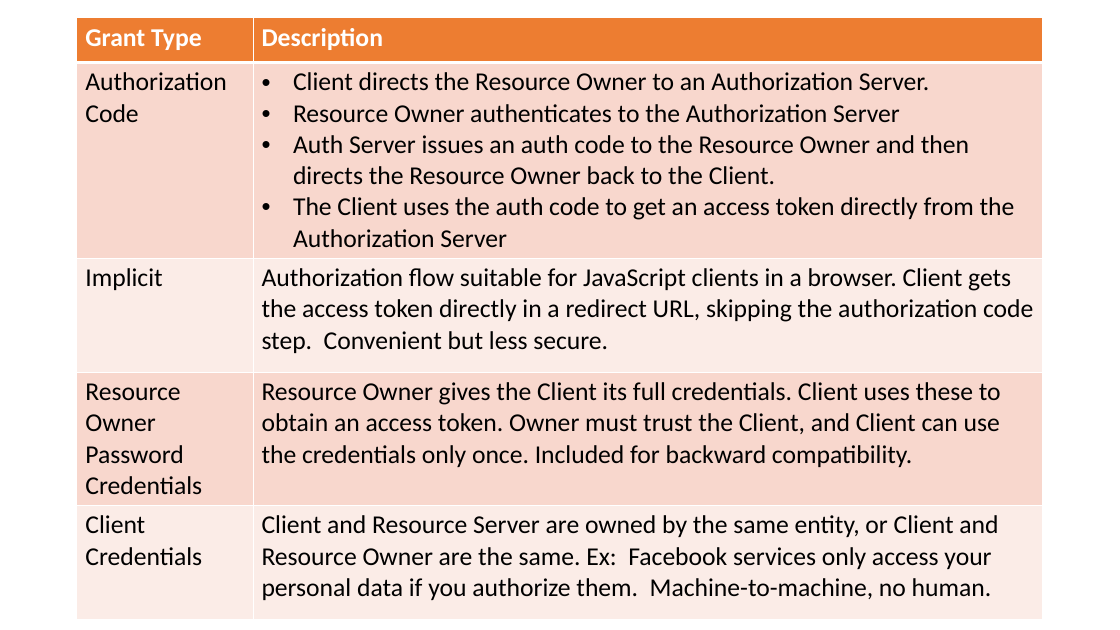
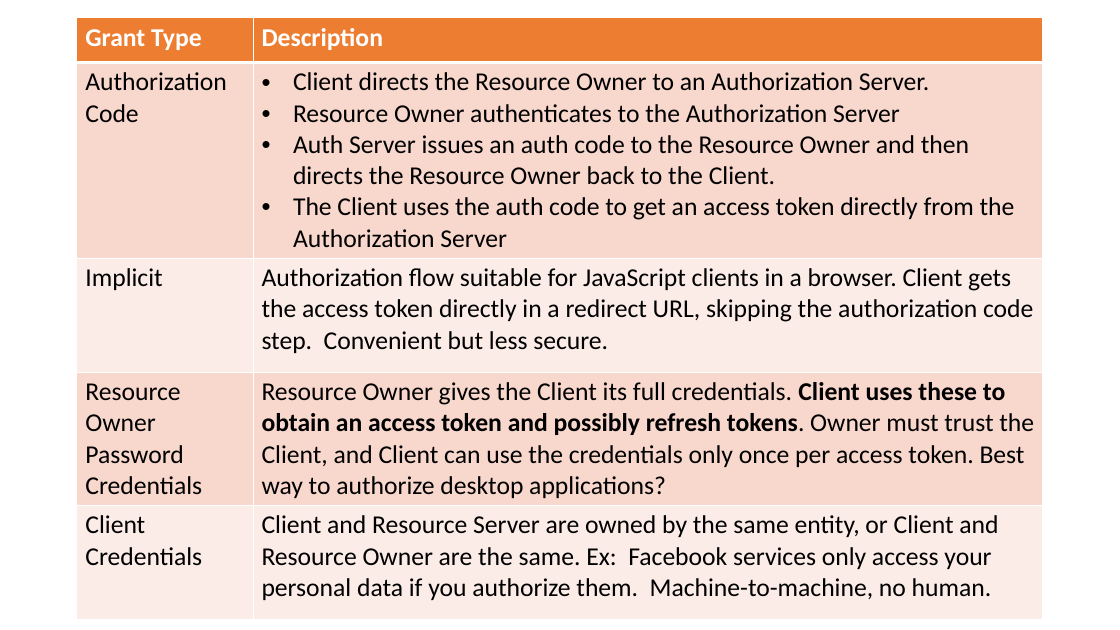
Before and after one commit to airavata-courses/airavata-courses.github.io, a slide deck: slide 21 of slides/Fall2017-OAuth2-OIDC.pptx (slide 20 before the commit). Drawn at 1120x630 pixels with LibreOffice and Linux fonts; fonts in the diff are those of the drawing. Boxes give left, top, right and bottom in pixels: in the first picture for what was removed or moved away, otherwise in the second. Text is boxed around its words. In the diff, an @@ line names an element or a change of style, - is before the commit and + after.

```diff
--- a/slides/Fall2017-OAuth2-OIDC.pptx
+++ b/slides/Fall2017-OAuth2-OIDC.pptx
@@ table at [77, 18, 1044, 615] @@
-row 4, column 2: Resource Owner gives the Client its full credentials. Client uses these to obtain an access token. Owner must trust the Client, and Client can use the credentials only once. Included for backward compatibility.
+row 4, column 2: Resource Owner gives the Client its full credentials. Client uses these to obtain an access token and possibly refresh tokens. Owner must trust the Client, and Client can use the credentials only once per access token. Best way to authorize desktop applications?
```
Also in this commit, not shown: 13 other slides changed, 2 slides added, 7 slides removed.
